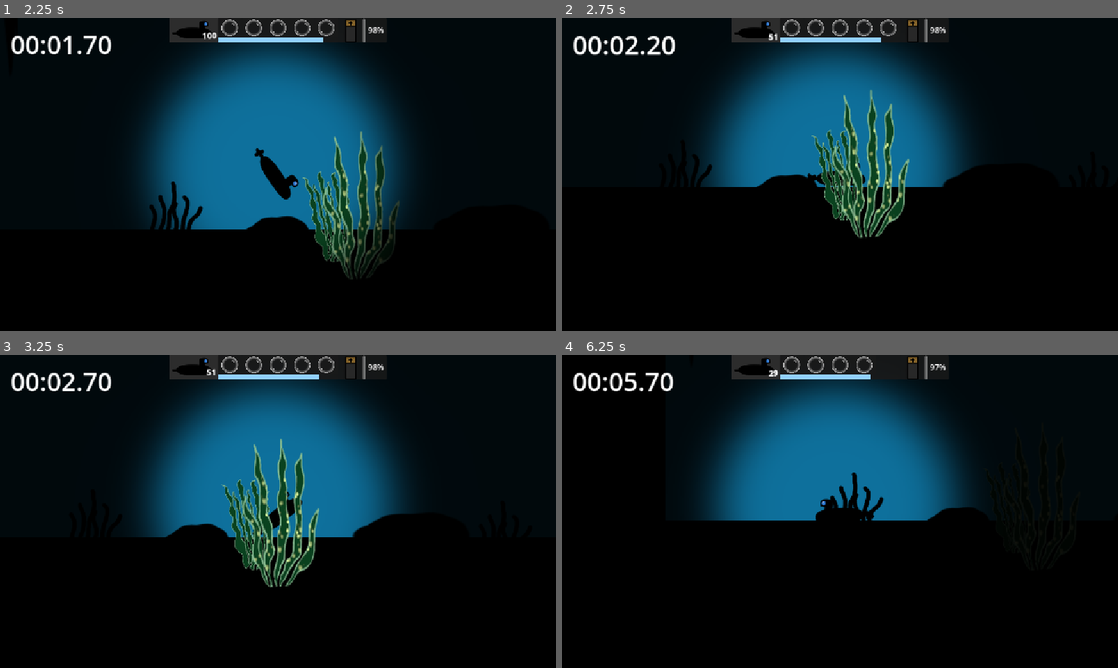
Above: before the commit, frames 1-4 (two rows, left to right).
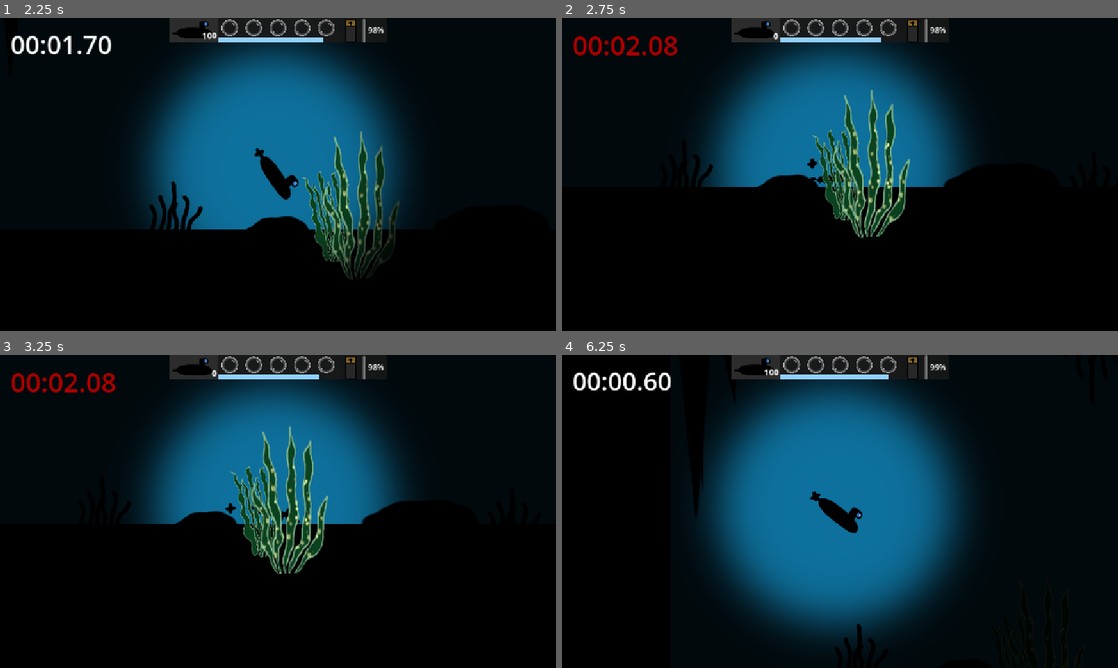
Above: after the commit, the same moments.

Repository: EddieRowe/godot-wild-jam-82
Game: Godot game, scene res://levels/splash.tscn
Two runs of this game, one before a commit and one after it. Both use one fixed random seed, a clock stepped at 60 frames per second and the inputs below.
Inputs:
- Up to frame 1 (2.25 s): tap Space at 0.5 s; hold Right (ui_right) 0.53-1.28 s; tap Enter (ui_accept) at 0.77, 1.52 s; hold Down (ui_down) 1.28-2.03 s; hold Right (ui_right) from 2.03 s (still down)
- Up to frame 2 (2.75 s): keep holding Right (ui_right)
- Up to frame 3 (3.25 s): release Right (ui_right) at 2.78 s; hold Up (ui_up) from 2.78 s (still down); tap Enter (ui_accept) at 3.02 s
- Up to frame 4 (6.25 s): release Up (ui_up) at 3.53 s; hold Left (ui_left) 3.53-5.03 s; tap Enter (ui_accept) at 3.77, 4.52, 6.02 s; hold Down (ui_down) 5.03-5.78 s; hold Right (ui_right) from 5.78 s (still down)

Frame 1 is identical in both runs. In frame 2, 3.3% of the frame differs, in the area x 2-70%, y 4-71%; in frame 3, 7.2%; in frame 4, 18%, in the area x 2-76%, y 0-95%.

Commit message:
velocity-based damage for obstacles (not jellies)

Diff:
--- a/levels/level_1.tscn
+++ b/levels/level_1.tscn
@@ -1111,6 +1111,7 @@
 
 [node name="JellyRigidbody2D" parent="EnemiesNode2D" instance=ExtResource("25_ntdhj")]
 position = Vector2(1593, 152)
+damage = 25
 
 [node name="JellyfishTiny2" parent="EnemiesNode2D" instance=ExtResource("8_4knja")]
 position = Vector2(1989, 359)
--- a/prefabs/jellyfish_pink.tscn
+++ b/prefabs/jellyfish_pink.tscn
@@ -45,7 +45,7 @@
 &"jellyfish_tiny2_move": SubResource("Animation_8r6fa")
 }
 
-[node name="JellyfishPink" type="RigidBody2D" node_paths=PackedStringArray("animation_player") groups=["Obstacle"]]
+[node name="JellyfishPink" type="RigidBody2D" node_paths=PackedStringArray("animation_player")]
 freeze = true
 continuous_cd = 1
 contact_monitor = true
--- a/prefabs/jellyfish_small.tscn
+++ b/prefabs/jellyfish_small.tscn
@@ -45,7 +45,7 @@
 &"jellyfish_tiny_move": SubResource("Animation_j1qev")
 }
 
-[node name="JellyfishSmall" type="RigidBody2D" node_paths=PackedStringArray("animation_player") groups=["Obstacle"]]
+[node name="JellyfishSmall" type="RigidBody2D" node_paths=PackedStringArray("animation_player")]
 freeze = true
 custom_integrator = true
 continuous_cd = 1
--- a/prefabs/jellyfish_tiny.tscn
+++ b/prefabs/jellyfish_tiny.tscn
@@ -45,7 +45,7 @@
 &"jellyfish_tiny_move": SubResource("Animation_j1qev")
 }
 
-[node name="JellyfishTiny" type="RigidBody2D" node_paths=PackedStringArray("animation_player") groups=["Obstacle"]]
+[node name="JellyfishTiny" type="RigidBody2D" node_paths=PackedStringArray("animation_player")]
 continuous_cd = 1
 contact_monitor = true
 max_contacts_reported = 3
--- a/prefabs/jellyfish_tiny2.tscn
+++ b/prefabs/jellyfish_tiny2.tscn
@@ -45,7 +45,7 @@
 &"jellyfish_tiny2_move": SubResource("Animation_8r6fa")
 }
 
-[node name="JellyfishTiny2" type="RigidBody2D" node_paths=PackedStringArray("animation_player") groups=["Obstacle"]]
+[node name="JellyfishTiny2" type="RigidBody2D" node_paths=PackedStringArray("animation_player")]
 freeze = true
 continuous_cd = 1
 contact_monitor = true
--- a/scripts/health.gd
+++ b/scripts/health.gd
@@ -19,8 +19,12 @@
 func _game_started():
 	running = true
 
-func _take_damage(amount: int) -> void:
+func _take_damage(amount: int, source: String) -> void:
 	if !running: return
+
+	if source == "collision":
+		amount = amount * player_movement.linear_velocity.length()/90
+
 	print("took damage" + str(amount))
 	current_health -= amount
 	if current_health <= 0:
--- a/scripts/jellyfish.gd
+++ b/scripts/jellyfish.gd
@@ -1,4 +1,5 @@
 extends RigidBody2D
+class_name Jellyfish
 
 var speed : int = 10
 var player : PlayerMovement
@@ -14,6 +15,6 @@
 	var move_direction =  player.global_position - global_position
 	apply_central_force(move_direction.normalized() * speed)
 
-func _on_body_entered(body: Node) -> void:
-	if body is PlayerMovement:
-		body.health._take_damage(100)
+#func _on_body_entered(body: Node) -> void:
+	#if body is PlayerMovement:
+		#body.health._take_damage(100, "jellyfish")
--- a/scripts/oxygen.gd
+++ b/scripts/oxygen.gd
@@ -41,7 +41,7 @@
 			oxygenChanged.emit(currentOxygen)
 		else:
 			print("Drowning...")
-			health._take_damage(DROWN_RATE)
+			health._take_damage(DROWN_RATE, "drowning")
 
 func _collect_oxygen(source: OxygenSource) -> void:
 	_consume_oxygen(source.oxygen)
--- a/scripts/submarine_script.gd
+++ b/scripts/submarine_script.gd
@@ -92,12 +92,14 @@
 	_look_follow(state)
 
 func _on_body_entered(body: Node) -> void:
-	if body.is_in_group("Obstacle"):
-		health._take_damage(body.damage)
+	if body.is_in_group("Obstacle") and body is not Jellyfish:
+		health._take_damage(body.damage, "collision")
 	if body is OxygenSource:
 		oxygen._collect_oxygen(body)
 	if body is EnergySource:
 		energy.collect_energy(body)
+	if body is Jellyfish:
+		health._take_damage(body.damage, "jellyfish")
 
 func _on_restart_level_timer_timeout() -> void:
 	get_tree().reload_current_scene()
